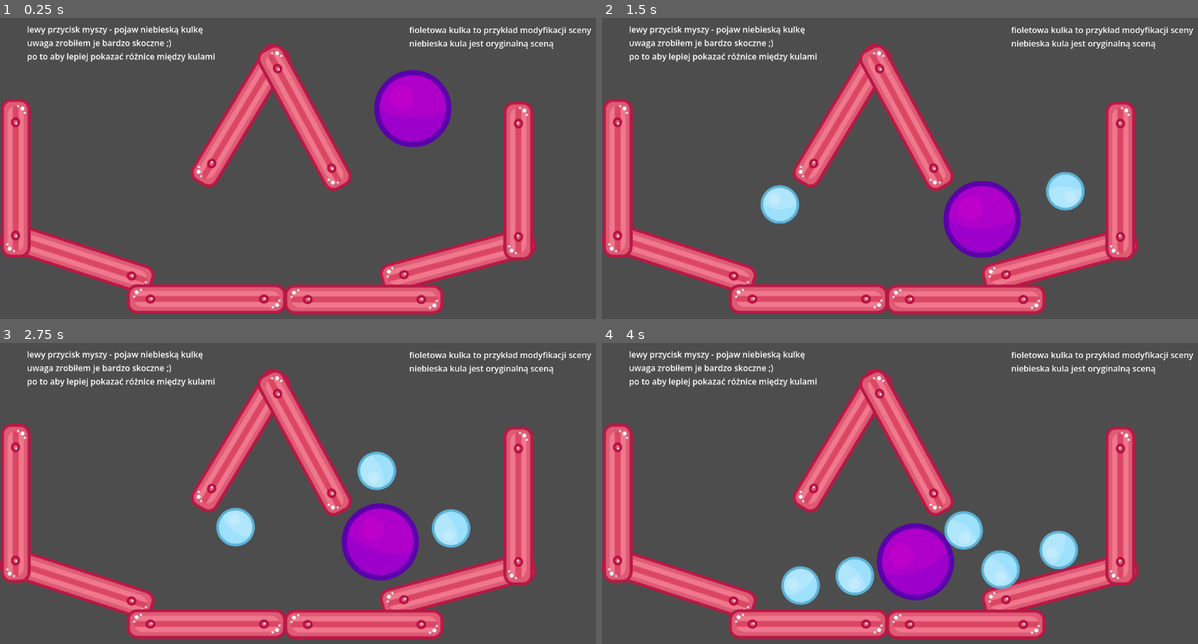
Above: before the commit, frames 1-4 (two rows, left to right).
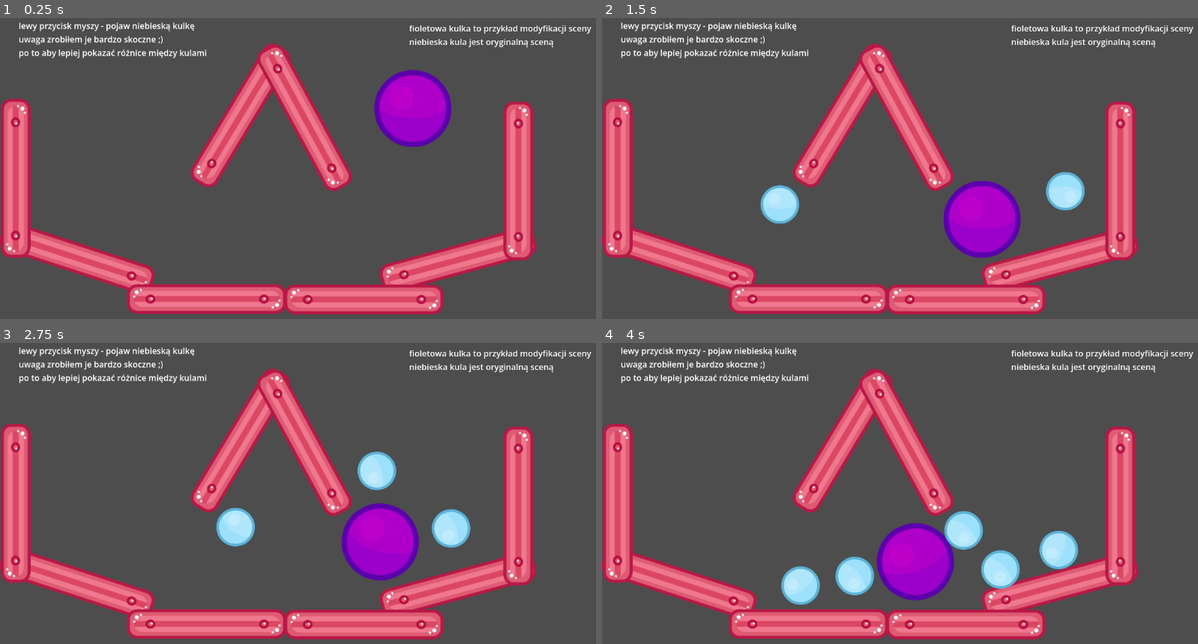
Above: after the commit, the same moments.

Repository: Crunczyslaw/PileczkiPokazanieFunkcjonowaniaScen
Game: Godot game, scene res://Main.tscn
Two runs of this game, one before a commit and one after it. Both use one fixed random seed, a clock stepped at 60 frames per second and the inputs below.
Inputs (mouse positions are in pixels of both pictures, inside the frame that each line leads up to):
- Up to frame 1 (0.25 s): no input
- Up to frame 2 (1.5 s): move the mouse to (1031, 153) at 0.52 s; press the mouse at (1031, 153) at 0.53 s; move the mouse to (780, 186) at 1.27 s; release the mouse at (780, 186) at 1.28 s; click (780, 186) at 1.35 s
- Up to frame 3 (2.75 s): move the mouse to (357, 421) at 2.02 s; press the mouse at (357, 421) at 2.03 s
- Up to frame 4 (4 s): move the mouse to (870, 562) at 2.77 s; release the mouse at (870, 562) at 2.78 s; click (870, 562) at 2.85 s; move the mouse to (1078, 547) at 3.52 s; press the mouse at (1078, 547) at 3.53 s

The runs differ from the first frame. In frame 1, 2.3% of the frame differs, in the area x 3-100%, y 1-15%; in frame 2, 2.3%; in frame 3, 2.3%; in frame 4, 2.3%.

Commit message:
Zmiany napisów

Diff:
--- a/Main.tscn
+++ b/Main.tscn
@@ -139,10 +139,10 @@
 shape = SubResource("2")
 
 [node name="Label" type="Label" parent="." unique_id=738785617]
-offset_left = 52.0
-offset_top = 39.0
-offset_right = 330.0
-offset_bottom = 88.0
+offset_left = 36.0
+offset_top = 32.0
+offset_right = 398.0
+offset_bottom = 107.0
 text = "lewy przycisk myszy - pojaw niebieską kulkę
 uwaga zrobiłem je bardzo skoczne ;)
 po to aby lepiej pokazać różnice między kulami"
@@ -162,9 +162,9 @@
 
 [node name="Label2" type="Label" parent="." unique_id=1700712974]
 offset_left = 787.0
-offset_top = 40.0
-offset_right = 1072.0
-offset_bottom = 89.0
+offset_top = 37.0
+offset_right = 1138.0
+offset_bottom = 86.0
 text = "fioletowa kulka to przykład modyfikacji sceny
 niebieska kula jest oryginalną sceną"
 
Not shown, changed: README.md
Not shown, changed: index.html
Not shown, changed: index.js
Not shown, changed: index.pck
Not shown, changed: index.wasm
